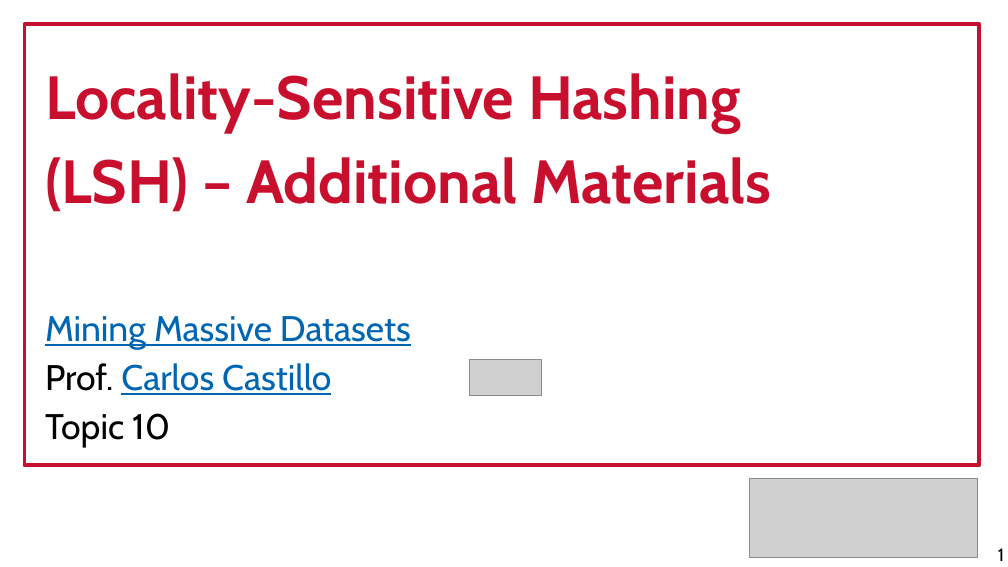
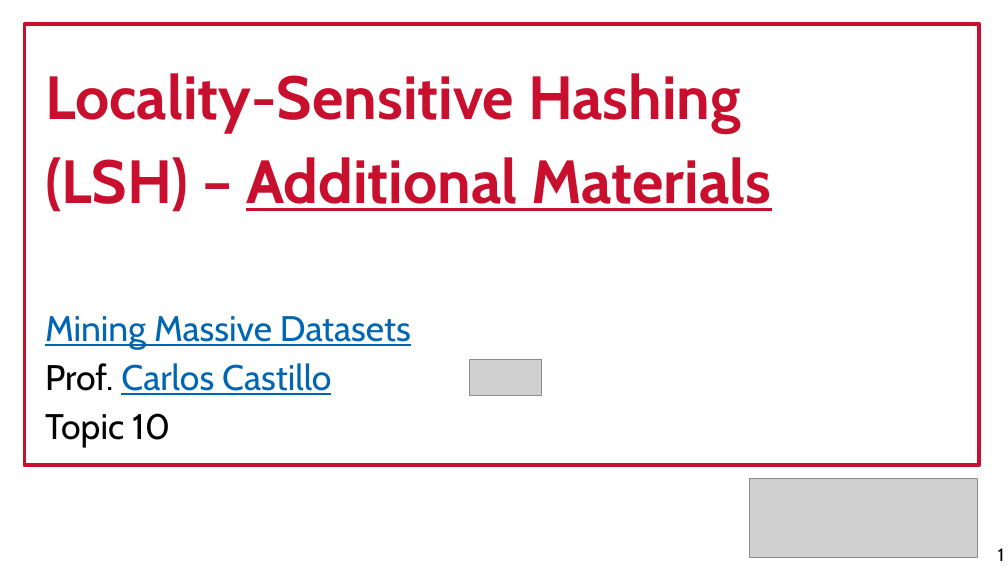
Before and after one commit to marco-calautti/data-mining-course, a slide deck: slide 1 of theory/odp/tt10_locality_sensitive_hashing_additional.odp. Drawn at 1008x567 pixels with LibreOffice and Linux fonts; fonts in the diff are those of the drawing; grey boxes stand for pictures. Boxes give left, top, right and bottom in pixels: in the first picture for what was removed or moved away, otherwise in the second. Text is boxed around its words. In the diff, an @@ line names an element or a change of style, - is before the commit and + after.

```diff
--- a/theory/odp/tt10_locality_sensitive_hashing_additional.odp
+++ b/theory/odp/tt10_locality_sensitive_hashing_additional.odp
@@ text at [45,157,771,212]: underline on in "Additional Materials" @@
```
Also in this commit, not shown: 5 other files.
